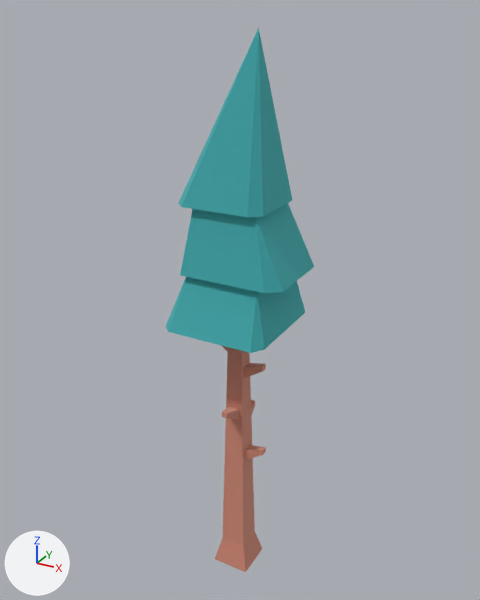
Two versions of the glTF model public/models/nf2/nature/tree_pineTallB_detailed.glb, one commit apart.
Camera for both pictures: a 50 mm lens placed at (0.977, -1.766, 1.934), pointed at (-0.016, 0.039, 1.032). The axes (+X, +Y, +Z) are drawn at lower left. The lights are the same throughout. The older version comes first. Where no turn or scale is listed for an object, it has been applied to the vertices.

The scene before the commit, as lines of its bpy script (objects in view):
```python
mat_leafsdark = principled_material('leafsDark')
mat_leafsdark.base_color = (0.169, 0.651, 0.667)  # cyan #72d3d5
mat_leafsdark.metallic = 1.0
mat_leafsdark.roughness = 1.0
mat_woodbarkdark = principled_material('woodBarkDark')
mat_woodbarkdark.base_color = (0.8, 0.463, 0.369)  # beige #e7b5a4
mat_woodbarkdark.metallic = 1.0
mat_woodbarkdark.roughness = 1.0
me_mesh_tree_pinetallb_detailed = bpy.data.meshes.new('Mesh tree_pineTallB_detailed')
me_mesh_tree_pinetallb_detailed.from_pydata(...)  # 85 vertices, 166 faces; spans x -0.18..0.21, y -0.2..0.19, z 0.0..1.93
# faces by material slot: [68, 98]
me_mesh_tree_pinetallb_detailed.materials.append(mat_leafsdark)  # cyan #72d3d5
me_mesh_tree_pinetallb_detailed.materials.append(mat_woodbarkdark)  # beige #e7b5a4
ob_tree_pinetallb_detailed = bpy.data.objects.new('tree_pineTallB_detailed', me_mesh_tree_pinetallb_detailed)
ob_tree_pinetallb_detailed.location = (0.0, 0.0, -0.05)
```
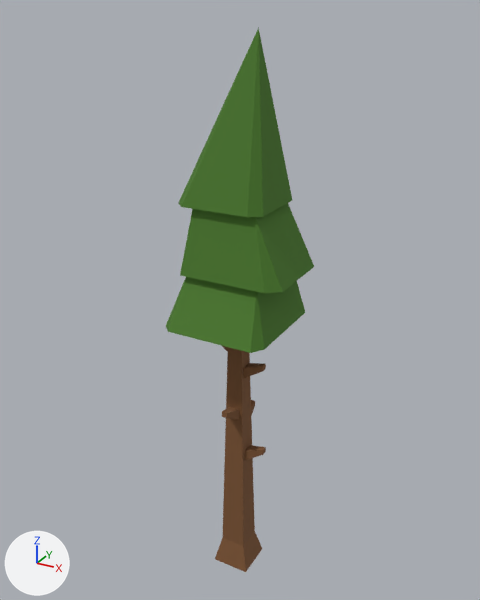
Location of each change, (x1, y1, x2, y2) in pixels of the pictures (480 x 600 px):
```json
{"object": "tree_pineTallB_detailed", "change": "recoloured, surface changed", "before": [166, 27, 314, 572], "after": [166, 27, 314, 572], "on screen": "cyan to dark green"}
```

The change, as JSON lines over the scene's bpy script:
```json
{"op": "set", "path": "mat_leafsdark.metallic", "old": "1.0", "new": "0.0"}
{"op": "set", "path": "mat_leafsdark.base_color", "old": "(0.169, 0.651, 0.667)", "new": "(0.0685, 0.195, 0.0222)", "note": "cyan #72d3d5 -> dark green #4a7a29"}
{"op": "set", "path": "mat_woodbarkdark.metallic", "old": "1.0", "new": "0.0"}
{"op": "set", "path": "mat_woodbarkdark.base_color", "old": "(0.8, 0.463, 0.369)", "new": "(0.205, 0.0887, 0.0319)", "note": "beige #e7b5a4 -> brown #7d5432"}
{"op": "remove", "block": "ob_tmpparent", "code": ["ob_tmpparent = bpy.data.objects.new('tmpParent', None)", "ob_tmpparent.location = (0.0, 0.0, 0.0)"]}
```
